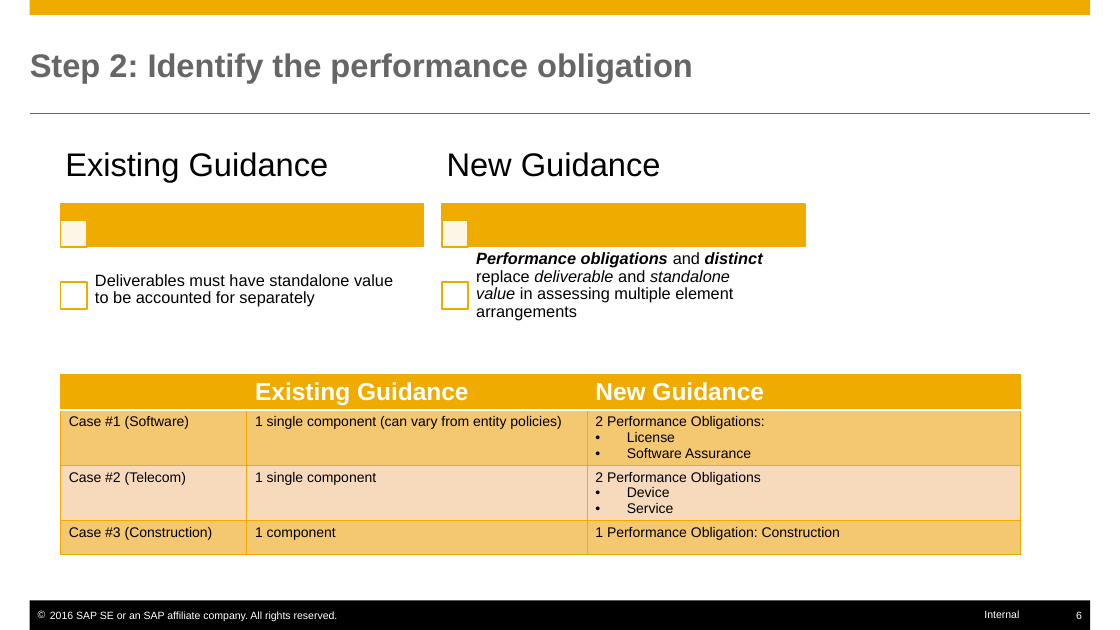
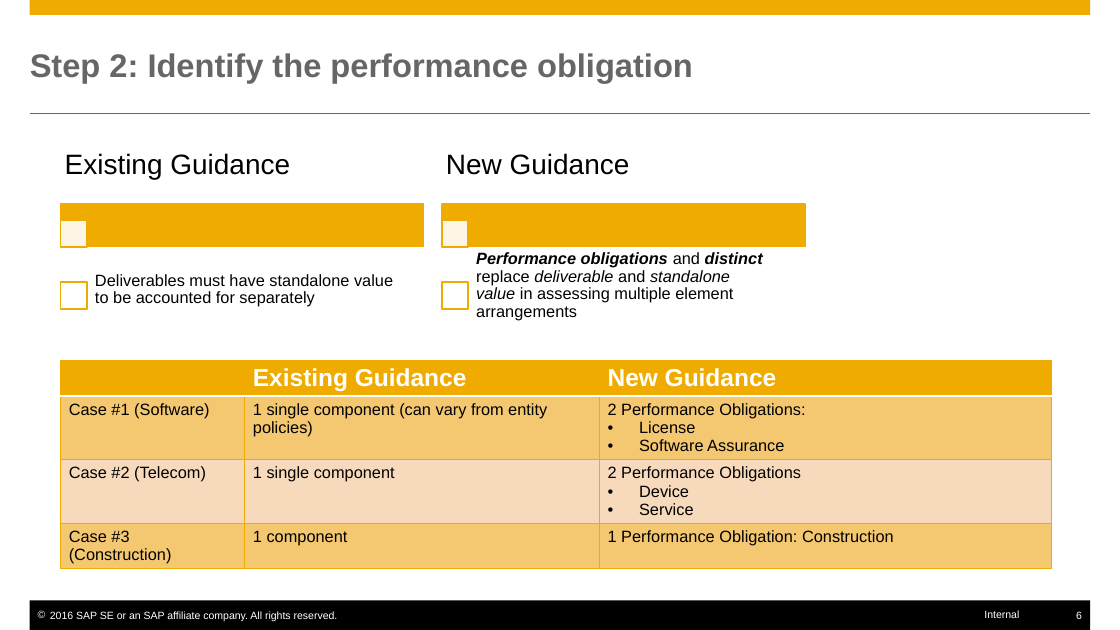
Before and after one commit to farseen1982/SAPWork, a slide deck: slide 6 of Documentation/LearningDay_RAR_Case.pptx. Drawn at 1120x630 pixels with LibreOffice and Linux fonts; fonts in the diff are those of the drawing. Boxes give left, top, right and bottom in pixels: in the first picture for what was removed or moved away, otherwise in the second. Text is boxed around its words. In the diff, an @@ line names an element or a change of style, - is before the commit and + after.

```diff
--- a/Documentation/LearningDay_RAR_Case.pptx
+++ b/Documentation/LearningDay_RAR_Case.pptx
@@ text "Existing Guidance" at bbox=[65, 153, 290, 179]: size 28 to 24 pt; less space between paragraphs @@
@@ text "New Guidance" at bbox=[446, 153, 630, 175]: size 28 to 24 pt; less space between paragraphs @@
@@ table at bbox=[60, 360, 1051, 568] @@
@@ size 12 to 14 pt in "Case #1 (Software)", "1 single component (can vary from entity ...", "2 Performance Obligations:", "License" and 9 more places @@
@@ table: place and size @@
-table at bbox=[60, 374, 1021, 563]
+table at bbox=[60, 360, 1051, 568]
```
Also in this commit, not shown: 5 other slides changed, 6 slides added, 4 slides removed, 1 other file.
